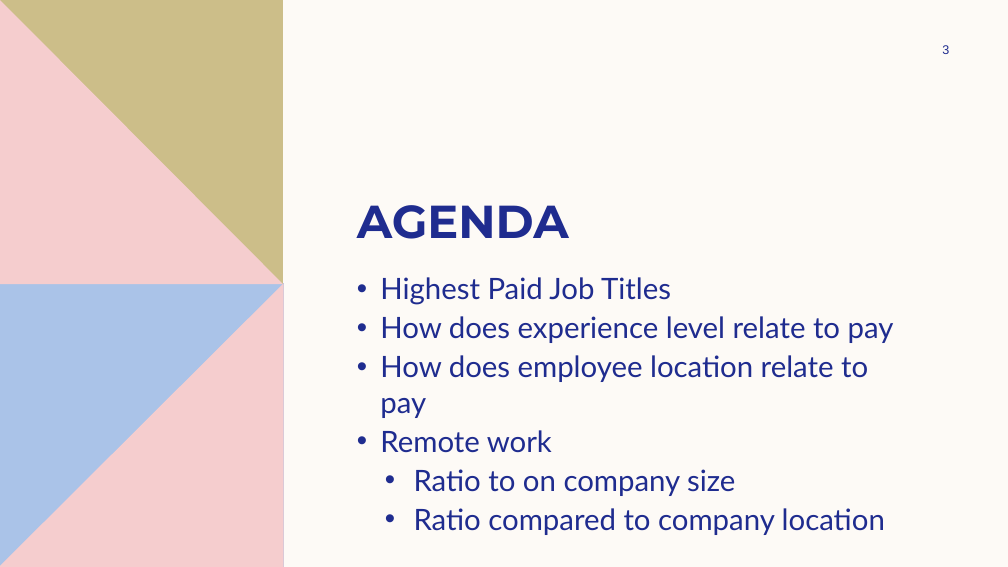
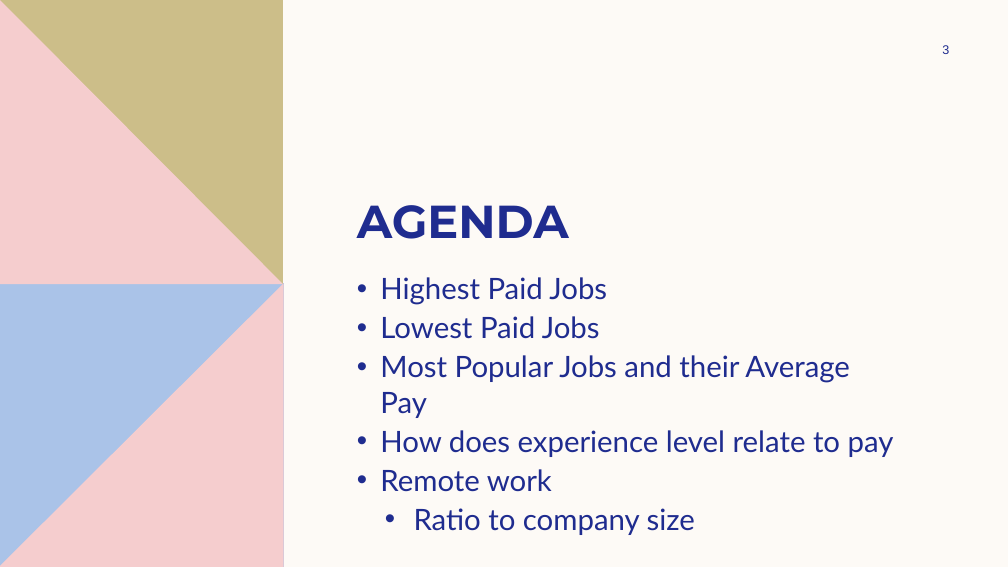
Before and after one commit to joshlynj/ds_salaries, a slide deck: slide 3 of powerpoint/Data Science Salaries from 2022-2023 pt2.pptx. Drawn at 1008x567 pixels with LibreOffice and Linux fonts; fonts in the diff are those of the drawing. Boxes give left, top, right and bottom in pixels: in the first picture for what was removed or moved away, otherwise in the second. Text is boxed around its words. In the diff, an @@ line names an element or a change of style, - is before the commit and + after.

```diff
--- a/powerpoint/Data Science Salaries from 2022-2023 pt2.pptx
+++ b/powerpoint/Data Science Salaries from 2022-2023 pt2.pptx
@@ text at (x1=380, y1=277, x2=850, y2=418): text changed @@
-• Highest Paid Job Titles
+• Highest Paid Jobs
+• Lowest Paid Jobs
+• Most Popular Jobs and their Average Pay
@@ text at (x1=380, y1=355, x2=868, y2=418): paragraph removed @@
-• How does employee location relate to pay
@@ text at (x1=414, y1=508, x2=695, y2=535): text changed @@
-  • Ratio to on company size
-  • Ratio compared to company location
+  • Ratio to company size
```
Also in this commit, not shown: 2 other slides changed, 1 slide added, 1 slide removed.
